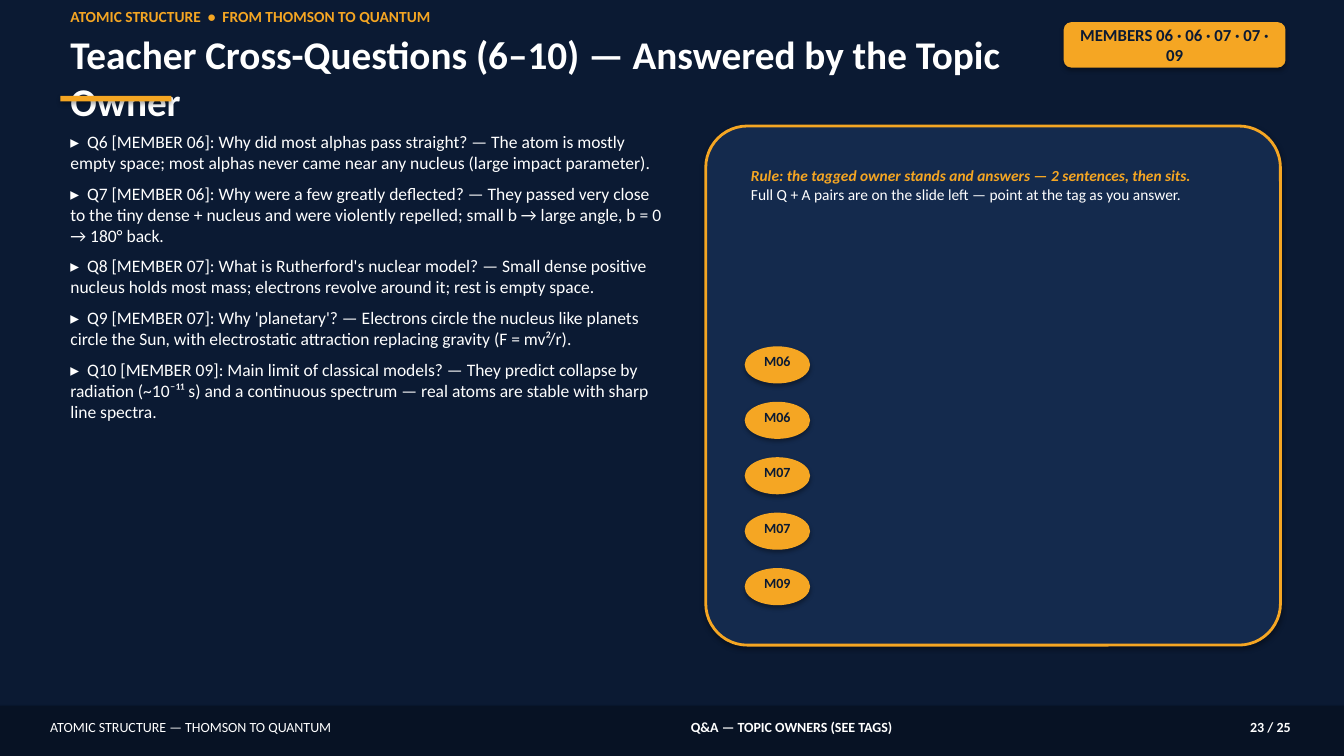
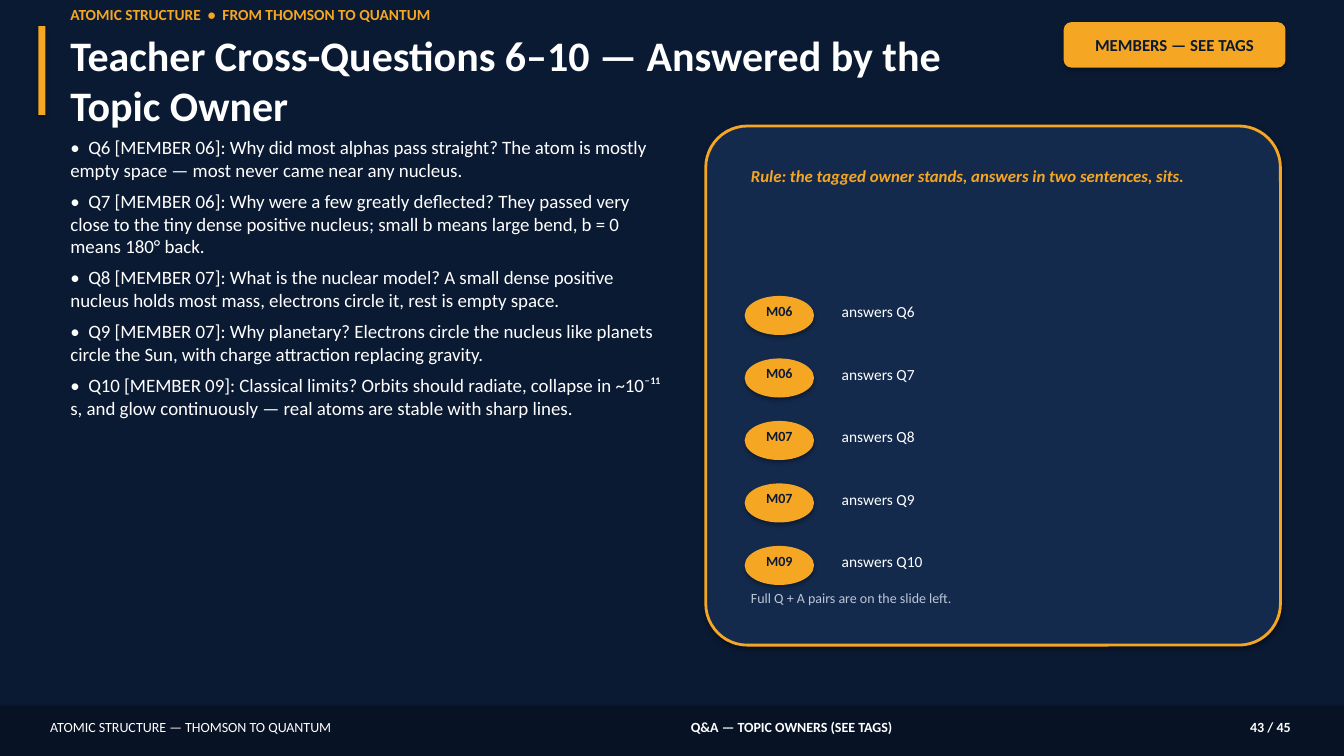
Before and after one commit to amithsharma91/big-boss-command-center, a slide deck: slide 43 of atomic-structure-presentation/Atomic_Structure_Detailed_Presentation.pptx (slide 23 before the commit). Drawn at 1344x756 pixels with LibreOffice and Linux fonts; fonts in the diff are those of the drawing. Boxes give left, top, right and bottom in pixels: in the first picture for what was removed or moved away, otherwise in the second. Text is boxed around its words. In the diff, an @@ line names an element or a change of style, - is before the commit and + after.

```diff
--- a/atomic-structure-presentation/Atomic_Structure_Detailed_Presentation.pptx
+++ b/atomic-structure-presentation/Atomic_Structure_Detailed_Presentation.pptx
@@ rectangle added at bbox=[38, 26, 45, 115], fill #F5A623 @@
@@ text at bbox=[70, 41, 940, 128]: text changed; size 28 to 30 pt @@
-Teacher Cross-Questions (6–10) — Answered by the Topic Owner
+Teacher Cross-Questions 6–10 — Answered by the Topic Owner
@@ text in rounded rectangle at bbox=[1095, 40, 1254, 51]: text changed @@
-MEMBERS 06 · 06 · 07 · 07 · 09
+MEMBERS — SEE TAGS
@@ rectangle removed at bbox=[60, 96, 171, 102] @@
@@ text at bbox=[70, 140, 660, 419]: text changed; size 12.5 to 13.5 pt @@
-▸ Q6 [MEMBER 06]: Why did most alphas pass straight? — The atom is mostly empty space; most alphas never came near any nucleus (large impact parameter).
-▸ Q7 [MEMBER 06]: Why were a few greatly deflected? — They passed very close to the tiny dense + nucleus and were violently repelled; small b → large angle, b = 0 → 180° back.
-▸ Q8 [MEMBER 07]: What is Rutherford's nuclear model? — Small dense positive nucleus holds most mass; electrons revolve around it; rest is empty space.
-▸ Q9 [MEMBER 07]: Why 'planetary'? — Electrons circle the nucleus like planets circle the Sun, with electrostatic attraction replacing gravity (F = mv²/r).
-▸ Q10 [MEMBER 09]: Main limit of classical models? — They predict collapse by radiation (~10⁻¹¹ s) and a continuous spectrum — real atoms are stable with sharp line spectra.
+• Q6 [MEMBER 06]: Why did most alphas pass straight? The atom is mostly empty space — most never came near any nucleus.
+• Q7 [MEMBER 06]: Why were a few greatly deflected? They passed very close to the tiny dense positive nucleus; small b means large bend, b = 0 means 180° back.
+• Q8 [MEMBER 07]: What is the nuclear model? A small dense positive nucleus holds most mass, electrons circle it, rest is empty space.
+• Q9 [MEMBER 07]: Why planetary? Electrons circle the nucleus like planets circle the Sun, with charge attraction replacing gravity.
+• Q10 [MEMBER 09]: Classical limits? Orbits should radiate, collapse in ~10⁻¹¹ s, and glow continuously — real atoms are stable with sharp lines.
@@ text at bbox=[751, 170, 1184, 185]: text changed; size 11 to 12 pt @@
-Rule: the tagged owner stands and answers — 2 sentences, then sits.
-Full Q + A pairs are on the slide left — point at the tag as you answer.
+Rule: the tagged owner stands, answers in two sentences, sits.
@@ text "M06": place and size @@
-text "M06" at bbox=[764, 356, 790, 366]
+text "M06" at bbox=[766, 306, 792, 316]
@@ ellipse: place and size @@
-ellipse at bbox=[746, 348, 809, 382]
+ellipse at bbox=[746, 297, 813, 334]
@@ text added at bbox=[842, 306, 914, 319], 11 pt, text #FFFFFF @@
+answers Q6
@@ text "M06": place and size @@
-text "M06" at bbox=[764, 412, 790, 422]
+text "M06" at bbox=[766, 368, 792, 378]
@@ ellipse: place and size @@
-ellipse at bbox=[746, 403, 809, 438]
+ellipse at bbox=[746, 360, 813, 396]
@@ text added at bbox=[842, 370, 914, 382], 11 pt, text #FFFFFF @@
+answers Q7
@@ text "M07": place and size @@
-text "M07" at bbox=[764, 524, 790, 533]
+text "M07" at bbox=[766, 432, 792, 441]
@@ ellipse: place and size @@
-ellipse at bbox=[746, 514, 809, 548]
+ellipse at bbox=[746, 422, 813, 459]
@@ text added at bbox=[842, 431, 914, 444], 11 pt, text #FFFFFF @@
+answers Q8
@@ text "M07": place and size @@
-text "M07" at bbox=[764, 468, 790, 477]
+text "M07" at bbox=[766, 494, 792, 503]
@@ ellipse: place and size @@
-ellipse at bbox=[746, 459, 809, 493]
+ellipse at bbox=[746, 485, 813, 521]
@@ text added at bbox=[842, 495, 914, 507], 11 pt, text #FFFFFF @@
+answers Q9
@@ text "M09": place and size @@
-text "M09" at bbox=[764, 579, 790, 588]
+text "M09" at bbox=[766, 557, 792, 566]
@@ ellipse: place and size @@
-ellipse at bbox=[746, 570, 809, 604]
+ellipse at bbox=[746, 547, 813, 584]
@@ text added at bbox=[842, 557, 922, 569], 11 pt, text #FFFFFF @@
+answers Q10
@@ text added at bbox=[751, 593, 951, 606], 10 pt, text #BBC6D6 @@
+Full Q + A pairs are on the slide left.
@@ text at bbox=[1250, 723, 1291, 732]: text changed @@
-23 / 25
+43 / 45
```
Also in this commit, not shown: 21 other slides changed, 23 slides added, 3 slides removed, 6 other files.
